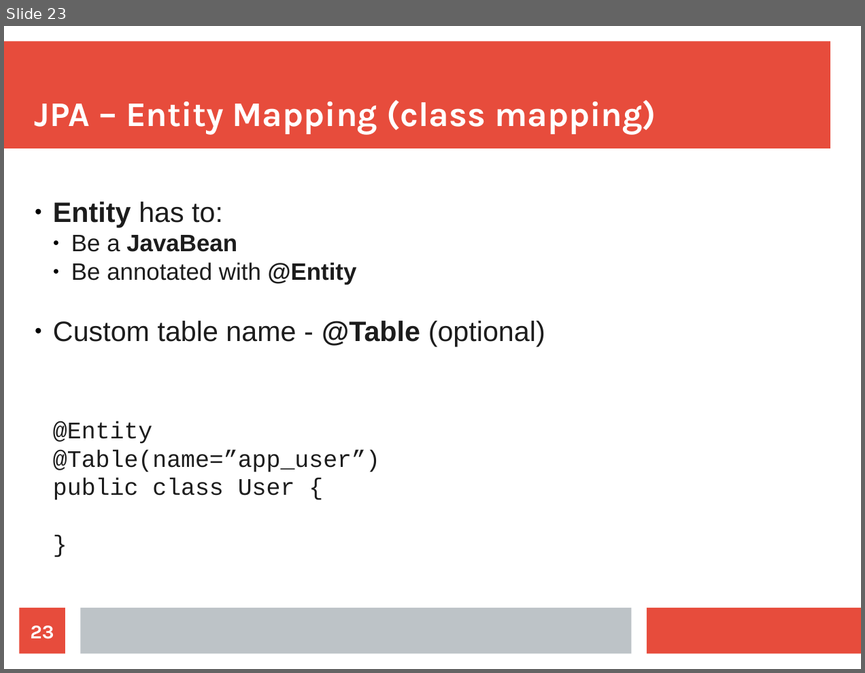
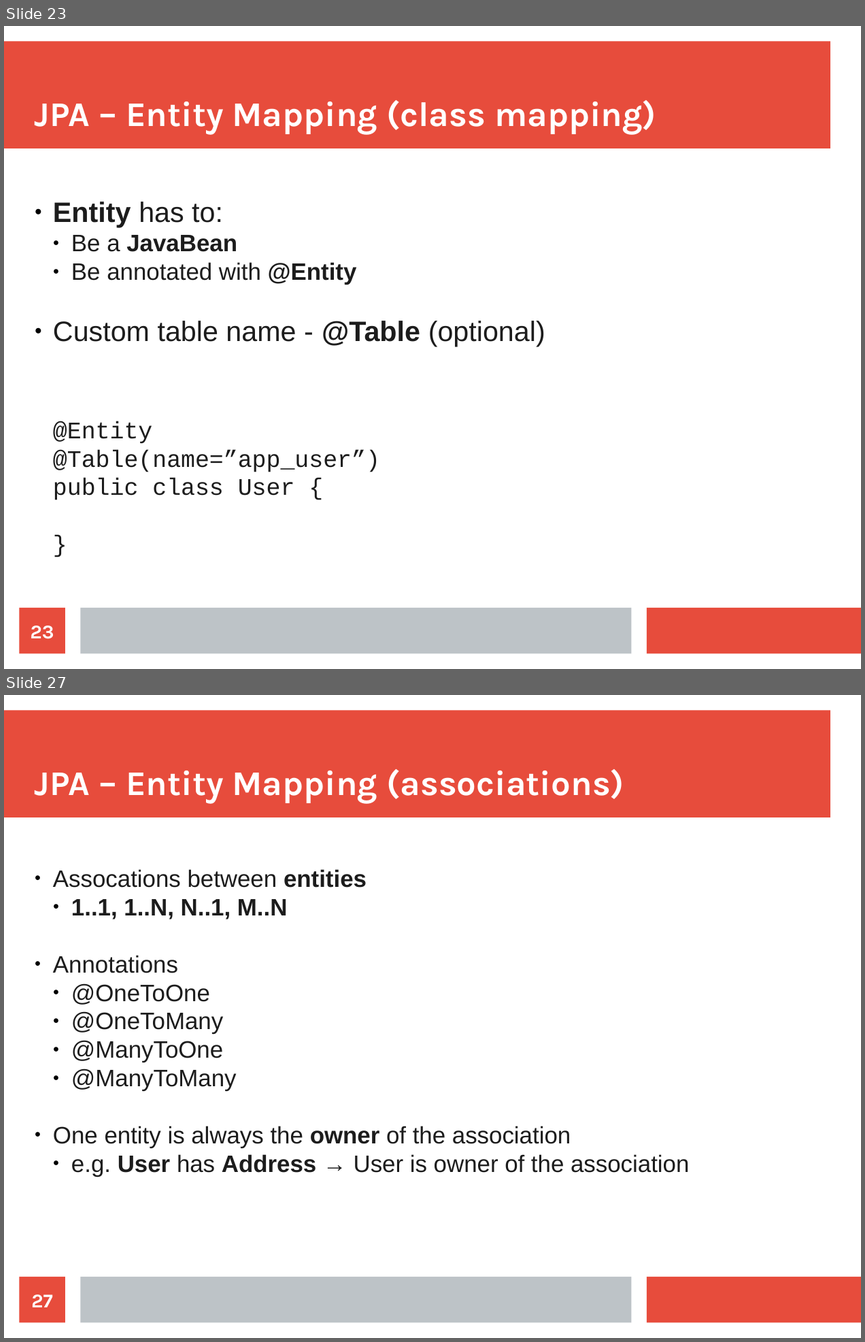
Before and after one commit to maxotta/pia-labs, a slide deck: lectures/persistence.odp. Shown one above the other, each under a label of ours: slide 23 before the commit, slides 23 and 27 after it; the slides between them are not shown. The pictures are 865x673 and 865x1342 pixels, drawn with LibreOffice and Linux fonts; fonts in the diff are those of the drawing. Boxes give left, top, right and bottom in pixels: in the first picture for what was removed or moved away, otherwise in the second. Text is boxed around its words. In the diff, an @@ line names an element or a change of style, - is before the commit and + after.

```diff
--- a/lectures/persistence.odp
+++ b/lectures/persistence.odp
@@ slide 27 added at [4, 695, 861, 1338], background #FFFFFF; not listed: 3 template elements that a slide beside it also shows @@
@@ title added at [35, 769, 624, 803], 32 pt, text #FFFFFF, bold @@
+JPA – Entity Mapping (associations)
@@ subtitle added at [53, 869, 689, 1176], 22 pt, text #1C1C1C @@
+● Assocations between entities
+  ● 1..1, 1..N, N..1, M..N
+● Annotations
+  ● @OneToOne
+  ● @OneToMany
+  ● @ManyToOne
+  ● @ManyToMany
+● One entity is always the owner of the association
+  ● e.g. User has Address → User is owner of the association
@@ page number added at [20, 1276, 65, 1323], fill #E74C3C, 18 pt, text #FFFFFF, bold @@
+27
```
Also in this commit, not shown: 2 slides changed, 11 other slides added.
